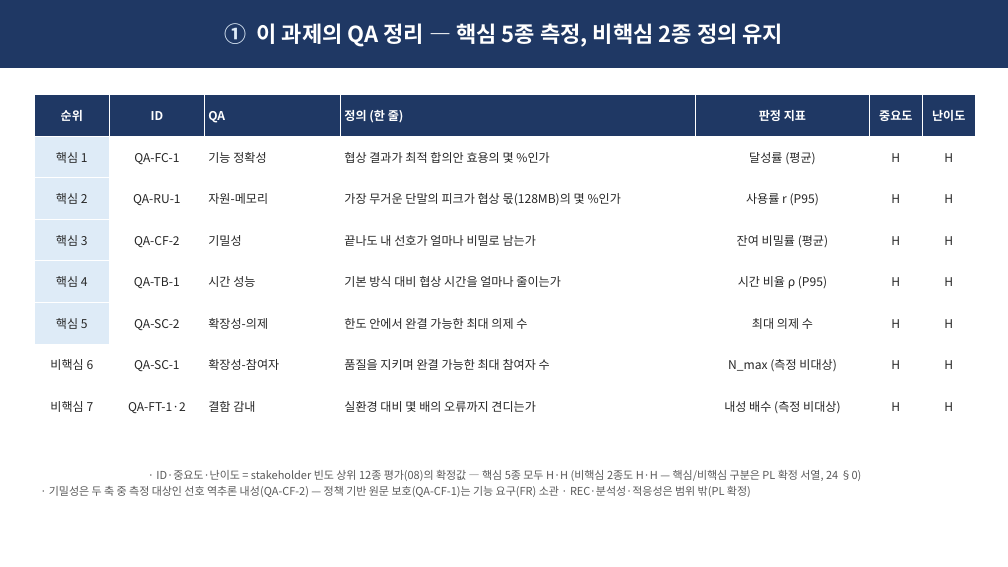
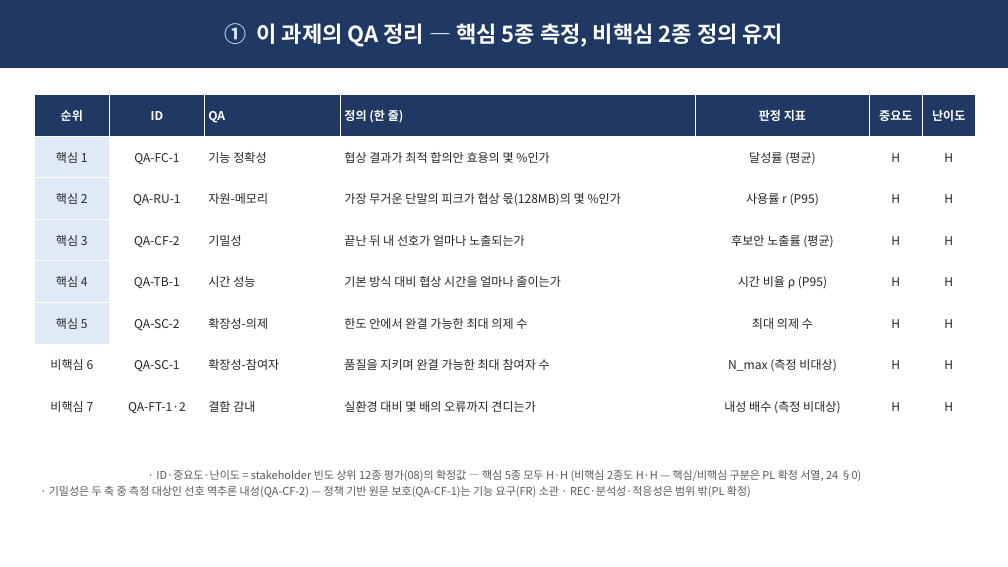
Before and after one commit to Sunwoo-Nam/architect-teamproject, a slide deck: slide 2 of docs/changbae/65-QA-종합-임원보고.pptx. Drawn at 1008x567 pixels with LibreOffice and Linux fonts; fonts in the diff are those of the drawing. Boxes give left, top, right and bottom in pixels: in the first picture for what was removed or moved away, otherwise in the second. Text is boxed around its words. In the diff, an @@ line names an element or a change of style, - is before the commit and + after.

```diff
--- a/docs/changbae/65-QA-종합-임원보고.pptx
+++ b/docs/changbae/65-QA-종합-임원보고.pptx
@@ table at box(34, 95, 975, 427) @@
-row 4, column 4: 끝나도 내 선호가 얼마나 비밀로 남는가
+row 4, column 4: 끝난 뒤 내 선호가 얼마나 노출되는가
-row 4, column 5: 잔여 비밀률 (평균)
+row 4, column 5: 후보안 노출률 (평균)
```
Also in this commit, not shown: 4 other slides changed, 25 other files.
